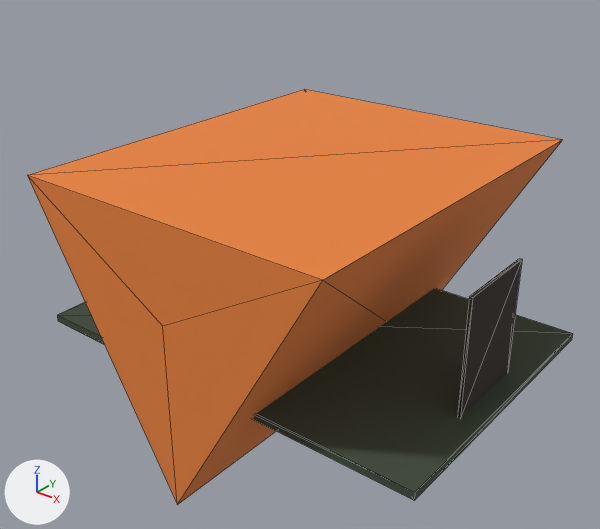
What one commit did to the glTF model frontend/public/models/tent.glb.
Rendered twice from a 50 mm camera at (3.03, -3.9, 2.89) aimed at (-0.02, -0.08, 0.53). The axes (+X, +Y, +Z) are drawn at lower left. The lights are the same throughout. The picture after the commit comes second. Mesh edges are drawn as thin lines. Vertices at exactly the same position are counted once.

Names of what the first picture shows: 'tent'.
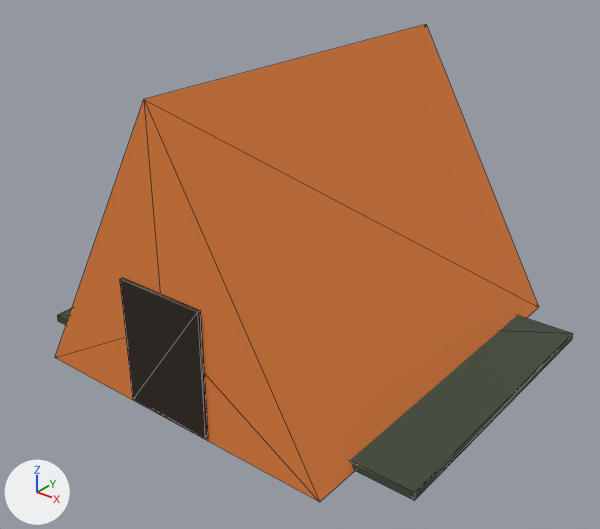
Scene script edits in JSON lines:
```json
{"block": "me_mesh_0", "where": "# used by ob_tent; location = (0.0, 0.0, 0.0)"}
{"op": "remove", "block": "me_mesh_0", "code": "me_mesh_0.from_pydata(...)  # 26 vertices, 36 faces; spans x -1.45..1.45, y -1.3..1.3, z -0.63..1.25"}
{"op": "add", "block": "me_mesh_0", "code": "me_mesh_0.from_pydata(...)  # 26 vertices, 36 faces; spans x -1.45..1.45, y -1.32..1.3, z 0.0..1.87"}
{"block": "me_mesh_0", "change": "me_mesh_0 part 1: the loose piece of 10 vertices spanning x -1.08..1.08, y -1.3..1.3, z -0.63..1.25 is turned 180 degrees about the x axis through its middle, then moved by (0.0, 0.0, 0.62)"}
{"block": "me_mesh_0", "change": "me_mesh_0 part 2: the loose piece of 8 vertices spanning x 1.3..1.32, y -0.3..0.3, z 0.02..0.82 is scaled about its middle by (30, 0.0333, 1), then moved by (-1.31, -1.31, 0.0)"}
```

Changed parts and their boxes (x1, y1, x2, y2) in the pictures (600 x 529 px; the box of a moved part takes in the faces that stretch with it):
```json
{"object": "tent", "change": "reshaped", "before": [27, 89, 573, 505], "after": [55, 24, 573, 502], "on screen": "15% taller"}
{"part": 1, "of": "me_mesh_0", "change": "moved or reshaped", "before": [27, 89, 562, 505], "after": [55, 24, 539, 502]}
{"part": 2, "of": "me_mesh_0", "change": "moved or reshaped", "before": [457, 259, 522, 417], "after": [120, 278, 208, 439]}
```
